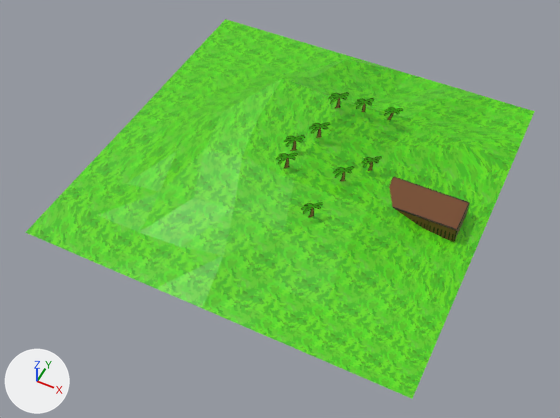
One commit to the Blender file 3d/island.blend: the scene before it, then after it.
Rendered twice from a 50 mm lens placed at (3.02, -6.58, 7.27), pointed at (0.08, -0.7, -0.08). The lights are fixed; the arrows at lower left show +X, +Y and +Z. The first picture is the older version.

The first picture shows 'Pier', 'Terrain' and 9 more.
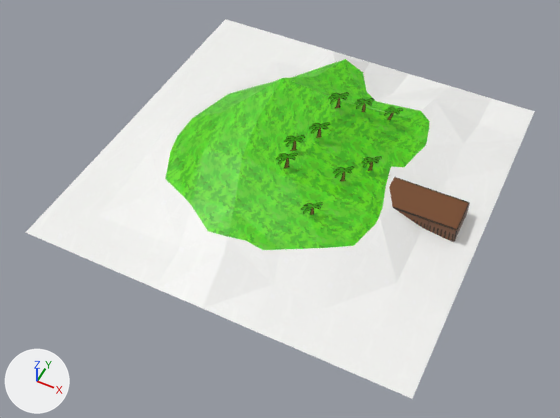
Location of each change, [x1, y1, x2, y2] in pixels of the pictures (560 x 418 px):
part 1 of me_plane_001, reshaped
    both: [126, 51, 479, 308]
part 2 of me_plane_001, recoloured (green to white)
    both: [25, 19, 535, 398]

What the commit changed:
Picture 'sand.png' (img_sand_png) is new.
Material 'Sand' (mat_sand) is new.
Its texture is img_sand_png.
me_plane_001 is used by ob_terrain; location (0.0, 0.0, 0.0).
me_plane_001 had 81 vertices, 64 faces and spanned x -2.5..2.5, y -2.5..2.5, z 0.0..0.95.
me_plane_001 now has 119 vertices, 86 faces and spans x -2.5..2.5, y -2.5..2.5, z 0.0..0.95.
Part 1, on me_plane_001:
22 faces are deleted.
38 vertices are added at x -1.6..1.41, y -1.65..2.06, z 0.16..0.32.
24 new faces join them, mat_sand (picture img_sand_png).
20 new faces join them, mat_material (picture img_grass2_png).
me_plane_001 part 2: 30 faces spanning x -2.5..2.5, y -2.5..2.5, z 0.0..0.27 switch from mat_material (picture img_grass2_png) to mat_sand (picture img_sand_png).
